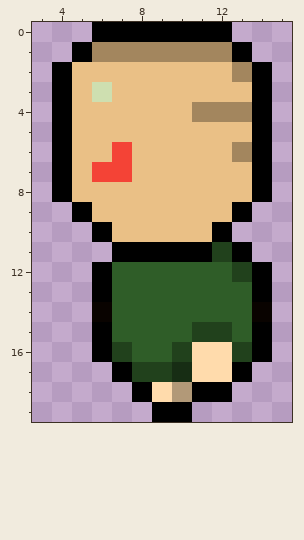
Edited in one commit: pixel-art sprite (Game/player/alien_left1.png). Above, as it was before the edit.
The file is 20x20 pixels. Shown: x 3..15, y 0..19.
And afterwards:
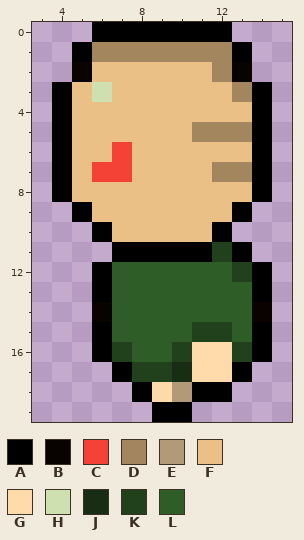
Palette (. is transparent): A #000000  B #090300  C #f44336  D #a3865e  E #b29978  F #eac086  G #ffdbac  H #cedfb0  J #172d14  K #21411c  L #2f5d28
What changed:
Colour B replaces colour D in row 2 at x 13.
Colour B replaces colour F in row 2 at x 5.
Colour D replaces colour F in row 2 at x 12; in row 3 at x 13; in row 5 at x 11 to 13; in row 7 at x 12 to 13.
Colour F replaces colour D in row 4 at x 11 to 13; in row 6 at x 13.
Colour A is removed in row 2 at x 4 and 14.
Changed places in both pictures, as pixel boxes (x1, y1, x2, y2):
changed: (52, 62, 92, 82)
changed: (192, 62, 272, 182)
